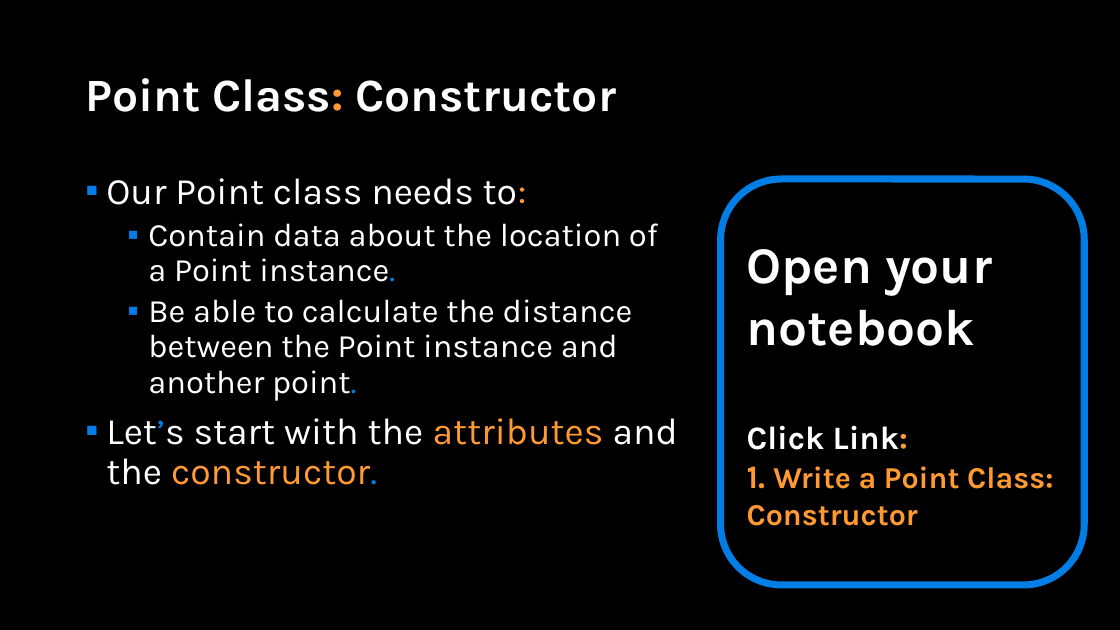
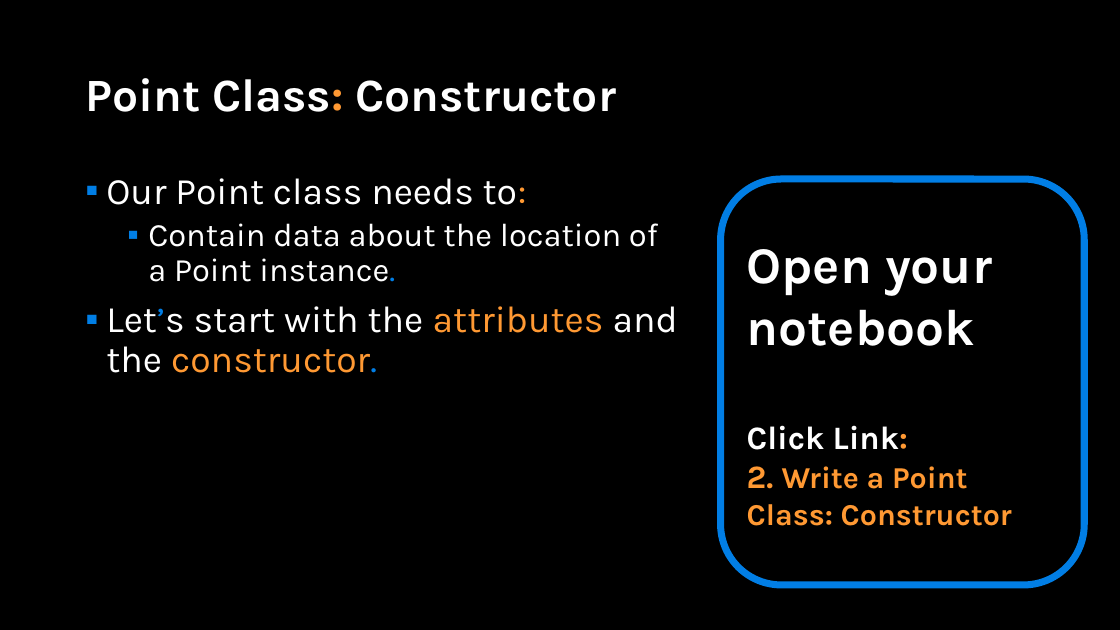
Before and after one commit to APS106/APS106-winter-2022-material, a slide deck: slide 31 of lectures/week10/lecture2/slides/week10_lecture2.pptx (slide 21 before the commit). Drawn at 1120x630 pixels with LibreOffice and Linux fonts; fonts in the diff are those of the drawing; background and template pictures are left out. Boxes give left, top, right and bottom in pixels: in the first picture for what was removed or moved away, otherwise in the second. Text is boxed around its words. In the diff, an @@ line names an element or a change of style, - is before the commit and + after.

```diff
--- a/lectures/week10/lecture2/slides/week10_lecture2.pptx
+++ b/lectures/week10/lecture2/slides/week10_lecture2.pptx
@@ text at (x1=148, y1=299, x2=633, y2=401): paragraph removed @@
-  ▪ Be able to calculate the distance between the Point instance and another point.
@@ text in rounded rectangle at (x1=747, y1=466, x2=1012, y2=526): text changed @@
-1. Write a Point Class: Constructor
+2. Write a Point Class: Constructor
```
Also in this commit, not shown: 4 other slides changed, 13 slides added, 1 other file.
